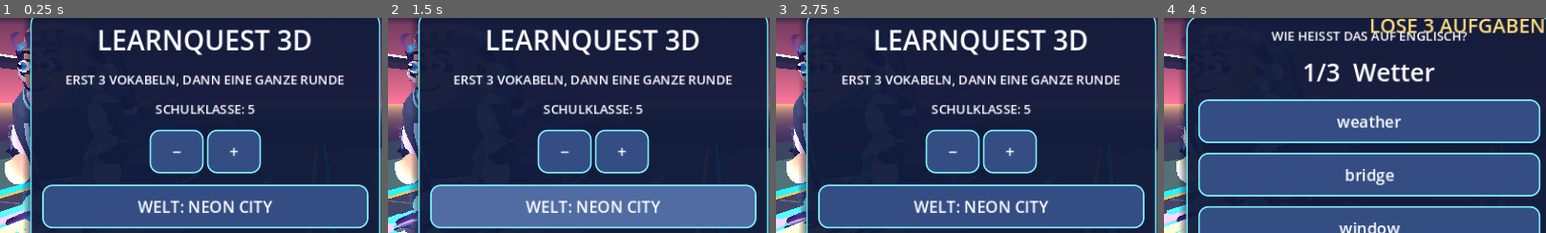
Above: before the commit, frames 1-4 (left to right).
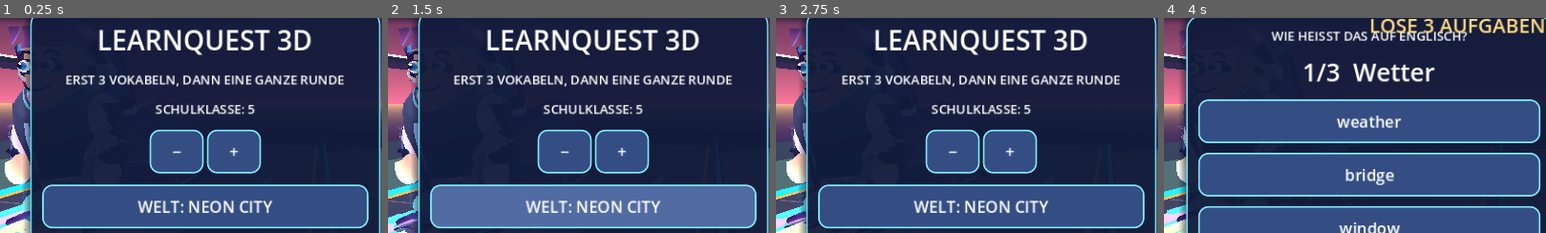
Above: after the commit, the same moments.

Repository: mtothek0703/learnquest-unity-web
Game: Godot game, scene res://main.tscn
Same seed, same stepped clock (60 frames per second), same inputs: the game is played once before the commit and once after it.
Inputs (mouse positions are % of the whole screen's width and height, from its top left):
- Up to frame 1 (0.25 s): no input
- Up to frame 2 (1.5 s): move the mouse to (72, 45) at 0.52 s; hold Right 0.53-1.25 s; hold Q 0.53-1.25 s; click (72, 45) at 0.67 s; tap Space at 0.77, 1.07 s; drag from (30, 55) to (45, 70) at 1.27 s
- Up to frame 3 (2.75 s): move the mouse to (60, 28) at 2.02 s; hold Right from 2.03 s (still down); hold R from 2.03 s (still down)
- Up to frame 4 (4 s): release Right at 2.75 s; release R at 2.75 s; drag from (45, 70) to (20, 35) at 2.77 s; move the mouse to (80, 65) at 3.52 s; hold Left from 3.53 s (still down); hold E from 3.53 s (still down); tap Space at 3.77 s
The pictures show only the part of the screen within x 23-73%, y 16-66%; the shares and areas given below are measured in that part.

The runs differ from the first frame. In frame 1, 0.3% of the frame differs, in the area x 2-8%, y 3-16%; in frame 2, 0.3%; in frame 3, 0.2%; in frame 4, less than 0.1%.

Commit message:
Sprint 1 V110: replace flat forehead fringe with skinned 3D tapered locks and test scalp clearance

Diff:
--- a/godot/rider_skinned_hair.gd
+++ b/godot/rider_skinned_hair.gd
@@ -7,6 +7,8 @@
 const CAP_SIDES := 36
 const LOCK_ROWS := 20
 const LOCK_COLS := 10
+const FRINGE_ROWS := 16
+const FRINGE_SIDES := 12
 var skeleton: Skeleton3D
 var skinned_hair: MeshInstance3D
 
@@ -70,9 +72,11 @@
     var latitude := t * PI * 0.5
     var spread := sin(latitude)
     return Vector3(
-        0.492 * spread * cos(angle),
+        0.500 * spread * cos(angle),
         2.69 + 0.435 * cos(latitude),
-        0.060 + 0.495 * spread * sin(angle)
+        # V110: extend the skinned scalp over V109's fuller cranium so the
+        # face no longer pierces the cap along the front hairline.
+        0.060 + 0.535 * spread * sin(angle)
     )
 
 func _lock_tube_point(t: float, angle: float, index: int) -> Vector3:
@@ -91,14 +95,19 @@
         0.405 + 0.39 * t + 0.035 * sin(t * PI) + sin(angle) * radius_z
     )
 
-func _fringe_point(t: float, u: float, index: int) -> Vector3:
-    var across := 2.0 * u - 1.0
+func _fringe_point(t: float, angle: float, index: int) -> Vector3:
+    # V110: replace four flat triangular forehead ribbons with four
+    # volumetric, swept, tapering locks on the ORIGINAL 13-bone skin.
+    # Roots overlap the widened scalp; tips end above the animated brows.
     var side := float(index) - 1.5
-    var width := 0.15 * (1.0 - 0.65 * t)
+    var taper := pow(1.0 - t, 0.80)
+    var radius_x := 0.010 + 0.075 * taper
+    var radius_z := 0.008 + 0.045 * taper
+    var sweep := side * (0.205 + 0.026 * t)
     return Vector3(
-        side * 0.205 + across * width * 0.5 + side * 0.012 * t,
-        2.88 - 0.21 * t + 0.025 * sin(t * PI),
-        -0.395 - 0.060 * sin(t * PI) - 0.024 * t
+        sweep + 0.018 * sin(t * PI + float(index)) + cos(angle) * radius_x,
+        2.93 - 0.20 * t + 0.012 * sin(t * PI),
+        -0.442 - 0.035 * t + sin(angle) * radius_z
     )
 
 func _quad(tool: SurfaceTool, a: Vector3, b: Vector3, c: Vector3, d: Vector3,
@@ -135,17 +144,19 @@
                     _lock_tube_point(t1, u1 * TAU, index),
                     _lock_tube_point(t0, u1 * TAU, index),
                     t0, t1, u0, u1, float(index) / 7.0)
-    # Four sculpted, side-parted bangs complete the face-to-scalp transition.
-    # They end above the eyebrows, preserving eye/blink readability.
+    # Four side-parted, circular 3D bangs replace the old flat fringe strips.
+    # Same GPU skin, no additional rigid objects or face/eye occlusion.
     for index in range(4):
-        for row in range(8):
-            var t0 := float(row) / 8.0
-            var t1 := float(row + 1) / 8.0
-            for column in range(6):
-                var u0 := float(column) / 6.0
-                var u1 := float(column + 1) / 6.0
-                _quad(tool, _fringe_point(t0, u0, index), _fringe_point(t1, u0, index),
-                    _fringe_point(t1, u1, index), _fringe_point(t0, u1, index),
-                    t0, t1, u0, u1, 0.2)
+        for row in range(FRINGE_ROWS):
+            var t0 := float(row) / float(FRINGE_ROWS)
+            var t1 := float(row + 1) / float(FRINGE_ROWS)
+            for column in range(FRINGE_SIDES):
+                var u0 := float(column) / float(FRINGE_SIDES)
+                var u1 := float(column + 1) / float(FRINGE_SIDES)
+                _quad(tool, _fringe_point(t0, u0 * TAU, index),
+                    _fringe_point(t1, u0 * TAU, index),
+                    _fringe_point(t1, u1 * TAU, index),
+                    _fringe_point(t0, u1 * TAU, index),
+                    t0, t1, u0, u1, float(index) / 4.0)
     tool.generate_normals()
     return tool.commit()
--- /dev/null
+++ b/godot/rider_volumetric_fringe_test.gd
@@ -0,0 +1,71 @@
+extends SceneTree
+## V110: rendered V109 showed flat triangular bangs and a forehead scalp seam.
+## Assert genuine 3D tapered fringe, scalp clearance, shared GPU skin and eyes.
+func _initialize() -> void:
+    call_deferred("_check")
+
+func _fail(message: String) -> void:
+    push_error("VOLUMETRIC FRINGE TEST FAILED: " + message)
+    quit(1)
+
+func _check() -> void:
+    var rider := preload("res://rider_character.tscn").instantiate() as Node3D
+    root.add_child(rider)
+    await process_frame
+    var model := rider.get_node_or_null("ImportedRider") as Node3D
+    if model == null:
+        _fail("imported rider missing")
+        return
+    var hair := model.get_node_or_null("SculptedSkinnedHair") as Node3D
+    var head := model.get_node_or_null("SculptedSkinnedFace") as Node3D
+    var rig := model.get_node_or_null("OriginalBodySkinRig") as Node3D
+    var face := model.get_node_or_null("ExpressiveFace") as Node3D
+    if hair == null or head == null or rig == null or face == null:
+        _fail("head, hair, original rig and expressions required")
+        return
+    var mesh := hair.get_node_or_null("UnifiedSkinnedHairSilhouette") as MeshInstance3D
+    var skeleton := rig.get_node_or_null("OriginalBodySkeleton13") as Skeleton3D
+    if mesh == null or mesh.skin == null or skeleton == null or skeleton.get_bone_count() != 13:
+        _fail("fringe must use original 13-bone GPU skin")
+        return
+    if mesh.skin.get_bind_count() != 13 or mesh.get_node_or_null(mesh.skeleton) != skeleton:
+        _fail("hair is not attached to original skeleton")
+        return
+    var arrays: Array = mesh.mesh.surface_get_arrays(0)
+    var vertices: PackedVector3Array = arrays[Mesh.ARRAY_VERTEX]
+    var weights: PackedFloat32Array = arrays[Mesh.ARRAY_WEIGHTS]
+    if vertices.size() < 15500 or weights.size() != vertices.size() * 4:
+        _fail("four new volumetric fringe tubes require substantial skinned geometry")
+        return
+    for index in range(4):
+        var right: Vector3 = hair.call("_fringe_point", 0.1, 0.0, index)
+        var left: Vector3 = hair.call("_fringe_point", 0.1, PI, index)
+        var front: Vector3 = hair.call("_fringe_point", 0.1, PI * 1.5, index)
+        var back: Vector3 = hair.call("_fringe_point", 0.1, PI * 0.5, index)
+        var tip_right: Vector3 = hair.call("_fringe_point", 0.98, 0.0, index)
+        var tip_left: Vector3 = hair.call("_fringe_point", 0.98, PI, index)
+        if right.distance_to(left) < 0.12 or front.distance_to(back) < 0.075:
+            _fail("front hair must have circular 3D thickness, not a ribbon")
+            return
+        if tip_right.distance_to(tip_left) > right.distance_to(left) * 0.45:
+            _fail("front lock must taper toward the tip")
+            return
+        if tip_right.y < 2.70 or tip_right.y > 2.79:
+            _fail("fringe tip must stay above eyes and animated brows")
+            return
+    # At the forehead the scalp must sit OUTSIDE the fuller V109 head.
+    var latitude := acos((2.88 - 2.69) / 0.435)
+    var scalp: Vector3 = hair.call("_cap_point", latitude / (PI * 0.5), -PI * 0.5)
+    var forehead: Vector3 = head.call("_point", (2.88 - 1.98) / 1.10, 0.5)
+    if scalp.z > forehead.z - 0.012:
+        _fail("expanded face penetrates the front hair cap")
+        return
+    for name in ["LeftEye", "RightEye", "LeftBrow", "RightBrow", "CurvedSmile"]:
+        if face.get_node_or_null(name) == null:
+            _fail("facial expression missing: " + name)
+            return
+    if model.find_children("*", "CollisionObject3D", true, false).size() != 0:
+        _fail("visual fringe must not alter collision or touch")
+        return
+    print("VOLUMETRIC FRINGE TEST PASSED: four tapered skinned 3D locks, scalp clears cranium, expressions and collisions preserved")
+    quit(0)
Not shown, changed: .github/workflows/godot-pr-check.yml
Not shown, changed: .github/workflows/publish-unity-webgl.yml
Not shown, changed: LEARNQUEST_SPRINTS.md
Not shown, changed: godot/CHARACTER_VISUAL_QA.md
